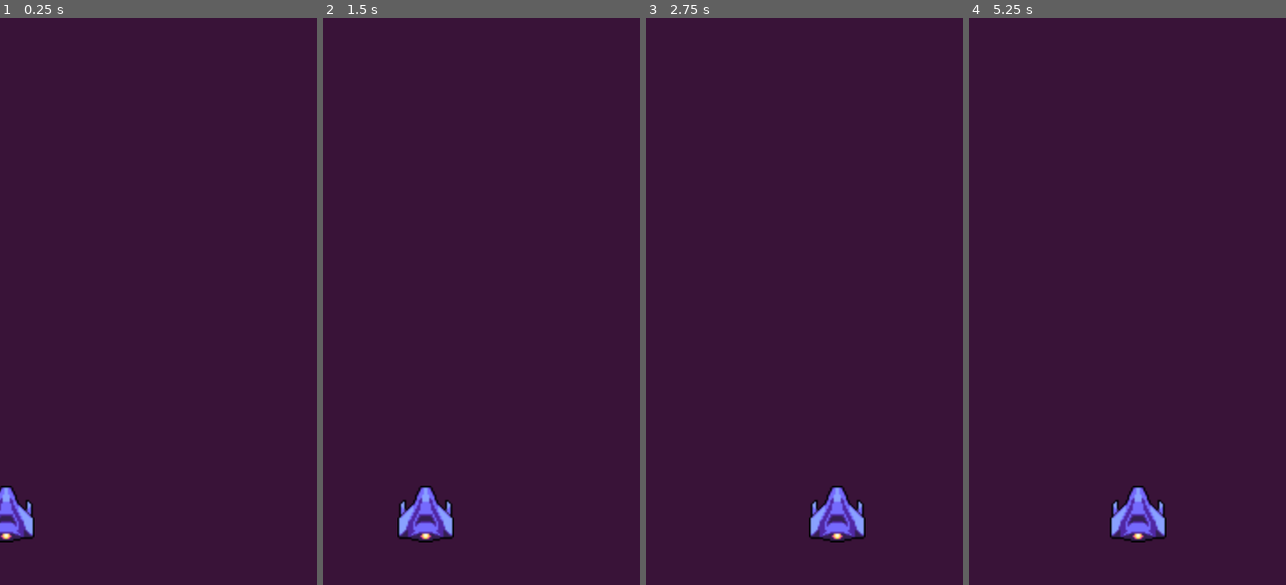
Above: before the commit, frames 1-4 (left to right).
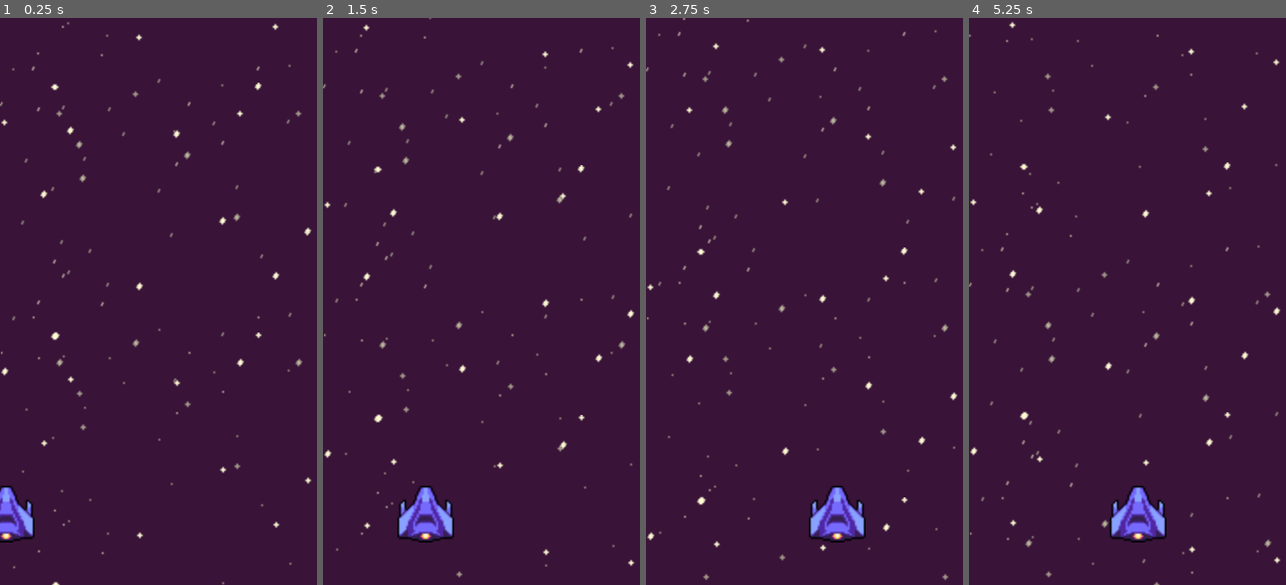
Above: after the commit, the same moments.

Repository: abndre/godot_nave_game
Game: Godot game, scene res://cenas/main_game.tscn
Two runs of this game, one before a commit and one after it. Both use one fixed random seed, a clock stepped at 60 frames per second and the inputs below. Before the commit the project has no main scene; this scene is started directly in both runs.
Inputs (mouse positions are in pixels of both pictures, inside the frame that each line leads up to):
- Up to frame 1 (0.25 s): no input
- Up to frame 2 (1.5 s): move the mouse to (551, 273) at 0.52 s; move the mouse to (418, 329) at 1.27 s
- Up to frame 3 (2.75 s): move the mouse to (836, 176) at 2.02 s
- Up to frame 4 (5.25 s): move the mouse to (1111, 414) at 2.77 s; move the mouse to (1222, 386) at 3.52 s; move the mouse to (1032, 216) at 4.27 s; move the mouse to (1143, 301) at 5.02 s

The runs differ from the first frame. In frame 1, 1.3% of the frame differs, in the area x 0-99%, y 0-100%; in frame 2, 1.3%; in frame 3, 1.4%; in frame 4, 1.4%.

Commit message:
creating enemy to get nave

Diff:
--- a/cenas/main_game.tscn
+++ b/cenas/main_game.tscn
@@ -1,7 +1,16 @@
-[gd_scene load_steps=2 format=2]
+[gd_scene load_steps=3 format=2]
 
 [ext_resource path="res://scenas/ship.tscn" type="PackedScene" id=1]
+[ext_resource path="res://scenas/sky.tscn" type="PackedScene" id=2]
 
-[node name="Wolrd" type="Node"]
+[node name="Wolrd" type="CanvasLayer"]
+
+layer = 1
+offset = Vector2( 0, 0 )
+rotation = 0.0
+scale = Vector2( 1, 1 )
+transform = Transform2D( 1, 0, 0, 1, 0, 0 )
 
 [node name="ship" parent="." index="0" instance=ExtResource( 1 )]
+
+[node name="sky" parent="." index="1" instance=ExtResource( 2 )]
--- a/project.godot
+++ b/project.godot
@@ -11,6 +11,7 @@
 [application]
 
 config/name="Nave"
+run/main_scene="res://cenas/main_game.tscn"
 config/icon="res://icon.png"
 
 [display]
--- /dev/null
+++ b/scenas/Enemy.tscn
@@ -0,0 +1,33 @@
+[gd_scene load_steps=4 format=2]
+
+[ext_resource path="res://scripts/Enemy.gd" type="Script" id=1]
+[ext_resource path="res://sprites/rectangle.png" type="Texture" id=2]
+
+[sub_resource type="RectangleShape2D" id=1]
+
+custom_solver_bias = 0.0
+extents = Vector2( 16.1593, 15.8595 )
+
+[node name="Enemy" type="Node2D" index="0"]
+
+script = ExtResource( 1 )
+velocity = Vector2( 0, 0 )
+
+[node name="Enemy" type="Area2D" parent="." index="0"]
+
+input_pickable = true
+gravity_vec = Vector2( 0, 1 )
+gravity = 98.0
+linear_damp = 0.1
+angular_damp = 1.0
+audio_bus_override = false
+audio_bus_name = "Master"
+
+[node name="Sprite" type="Sprite" parent="Enemy" index="0"]
+
+texture = ExtResource( 2 )
+_sections_unfolded = [ "Offset" ]
+
+[node name="shape" type="CollisionShape2D" parent="Enemy" index="1"]
+
+shape = SubResource( 1 )
--- /dev/null
+++ b/scenas/enemy.tscn
@@ -0,0 +1,29 @@
+[gd_scene load_steps=4 format=2]
+
+[ext_resource path="res://scripts/Enemy.gd" type="Script" id=1]
+[ext_resource path="res://sprites/rectangle.png" type="Texture" id=2]
+
+[sub_resource type="RectangleShape2D" id=1]
+
+custom_solver_bias = 0.0
+extents = Vector2( 15.5102, 15.3288 )
+
+[node name="enemy" type="Area2D"]
+
+input_pickable = true
+gravity_vec = Vector2( 0, 1 )
+gravity = 98.0
+linear_damp = 0.1
+angular_damp = 1.0
+audio_bus_override = false
+audio_bus_name = "Master"
+script = ExtResource( 1 )
+velocity = Vector2( 0, 0 )
+
+[node name="shape" type="CollisionShape2D" parent="." index="0"]
+
+shape = SubResource( 1 )
+
+[node name="Sprite" type="Sprite" parent="." index="1"]
+
+texture = ExtResource( 2 )
--- /dev/null
+++ b/scenas/enemy_kamikazy.tscn
@@ -0,0 +1,22 @@
+[gd_scene load_steps=4 format=2]
+
+[ext_resource path="res://scenas/enemy.tscn" type="PackedScene" id=1]
+[ext_resource path="res://sprites/enemy_kamikaze.png" type="Texture" id=2]
+
+[sub_resource type="RectangleShape2D" id=1]
+
+custom_solver_bias = 0.0
+extents = Vector2( 12.0828, 15.3288 )
+
+[node name="enemy_kamikazy" index="0" instance=ExtResource( 1 )]
+
+velocity = Vector2( 0, 350 )
+
+[node name="shape" parent="." index="0"]
+
+position = Vector2( 0.12851, 0.128511 )
+shape = SubResource( 1 )
+
+[node name="Sprite" parent="." index="1"]
+
+texture = ExtResource( 2 )
--- a/scenas/ship.tscn
+++ b/scenas/ship.tscn
@@ -8,7 +8,7 @@
 custom_solver_bias = 0.0
 extents = Vector2( 14.6375, 14.8595 )
 
-[node name="ship" type="Area2D" index="0"]
+[node name="ship" type="Area2D"]
 
 position = Vector2( 91, 280 )
 input_pickable = true
--- /dev/null
+++ b/scenas/sky.tscn
@@ -0,0 +1,103 @@
+[gd_scene load_steps=4 format=2]
+
+[ext_resource path="res://sprites/stars_close.png" type="Texture" id=1]
+[ext_resource path="res://sprites/stars_far.png" type="Texture" id=2]
+
+[sub_resource type="GDScript" id=1]
+
+script/source = "extends Camera2D
+
+var vel = 150
+
+func _ready():
+	set_process(true)
+	pass
+
+
+func _process(delta):
+	set_offset(get_offset() + Vector2(0,-1) * vel *delta)
+	pass
+"
+
+[node name="sky" type="Node"]
+
+[node name="Camera2D" type="Camera2D" parent="." index="0"]
+
+anchor_mode = 0
+rotating = false
+current = true
+zoom = Vector2( 1, 1 )
+limit_left = -10000000
+limit_top = -10000000
+limit_right = 10000000
+limit_bottom = 10000000
+limit_smoothed = false
+drag_margin_h_enabled = true
+drag_margin_v_enabled = true
+smoothing_enabled = false
+smoothing_speed = 5.0
+offset_v = 0.0
+offset_h = 0.0
+drag_margin_left = 0.2
+drag_margin_top = 0.2
+drag_margin_right = 0.2
+drag_margin_bottom = 0.2
+editor_draw_screen = true
+editor_draw_limits = false
+editor_draw_drag_margin = false
+script = SubResource( 1 )
+_sections_unfolded = [ "Drag Margin", "Editor", "Limit", "Material", "Offset", "Pause", "Smoothing", "Transform", "Visibility", "Z Index" ]
+
+[node name="skyParalax" type="ParallaxBackground" parent="." index="1"]
+
+layer = -1
+offset = Vector2( 0, 0 )
+rotation = 0.0
+scale = Vector2( 1, 1 )
+transform = Transform2D( 1, 0, 0, 1, 0, 0 )
+scroll_offset = Vector2( 0, 0 )
+scroll_base_offset = Vector2( 0, 0 )
+scroll_base_scale = Vector2( 1, 1 )
+scroll_limit_begin = Vector2( 0, 0 )
+scroll_limit_end = Vector2( 0, 0 )
+scroll_ignore_camera_zoom = false
+
+[node name="sky" type="ParallaxLayer" parent="skyParalax" index="0"]
+
+motion_scale = Vector2( 1, 1 )
+motion_offset = Vector2( 0, 0 )
+motion_mirroring = Vector2( 0, 141 )
+_sections_unfolded = [ "Motion" ]
+
+[node name="Sprite" type="Sprite" parent="skyParalax/sky" index="0"]
+
+texture = ExtResource( 1 )
+centered = false
+_sections_unfolded = [ "Animation", "Material", "Offset", "Pause", "Region", "Transform", "Visibility", "Z Index" ]
+
+[node name="Sprite2" type="Sprite" parent="skyParalax/sky" index="1"]
+
+position = Vector2( 0.540176, 140.18 )
+texture = ExtResource( 1 )
+centered = false
+_sections_unfolded = [ "Animation", "Material", "Offset", "Pause", "Region", "Transform", "Visibility", "Z Index" ]
+
+[node name="sky2" type="ParallaxLayer" parent="skyParalax" index="1"]
+
+motion_scale = Vector2( 0.7, 0.7 )
+motion_offset = Vector2( 0, 0 )
+motion_mirroring = Vector2( 0, 141 )
+_sections_unfolded = [ "Motion" ]
+
+[node name="Sprite" type="Sprite" parent="skyParalax/sky2" index="0"]
+
+texture = ExtResource( 2 )
+centered = false
+_sections_unfolded = [ "Animation", "Material", "Offset", "Pause", "Region", "Transform", "Visibility", "Z Index" ]
+
+[node name="Sprite2" type="Sprite" parent="skyParalax/sky2" index="1"]
+
+position = Vector2( 0.540176, 140.18 )
+texture = ExtResource( 2 )
+centered = false
+_sections_unfolded = [ "Animation", "Material", "Offset", "Pause", "Region", "Transform", "Visibility", "Z Index" ]
--- /dev/null
+++ b/scripts/Enemy.gd
@@ -0,0 +1,15 @@
+extends Node2D
+
+export var velocity = Vector2()
+
+func _ready():
+	set_process(true)
+	pass
+
+func _process(delta):
+	translate(velocity * delta)
+
+	if (position.y-16) >= 360:
+		queue_free()
+
+	pass
